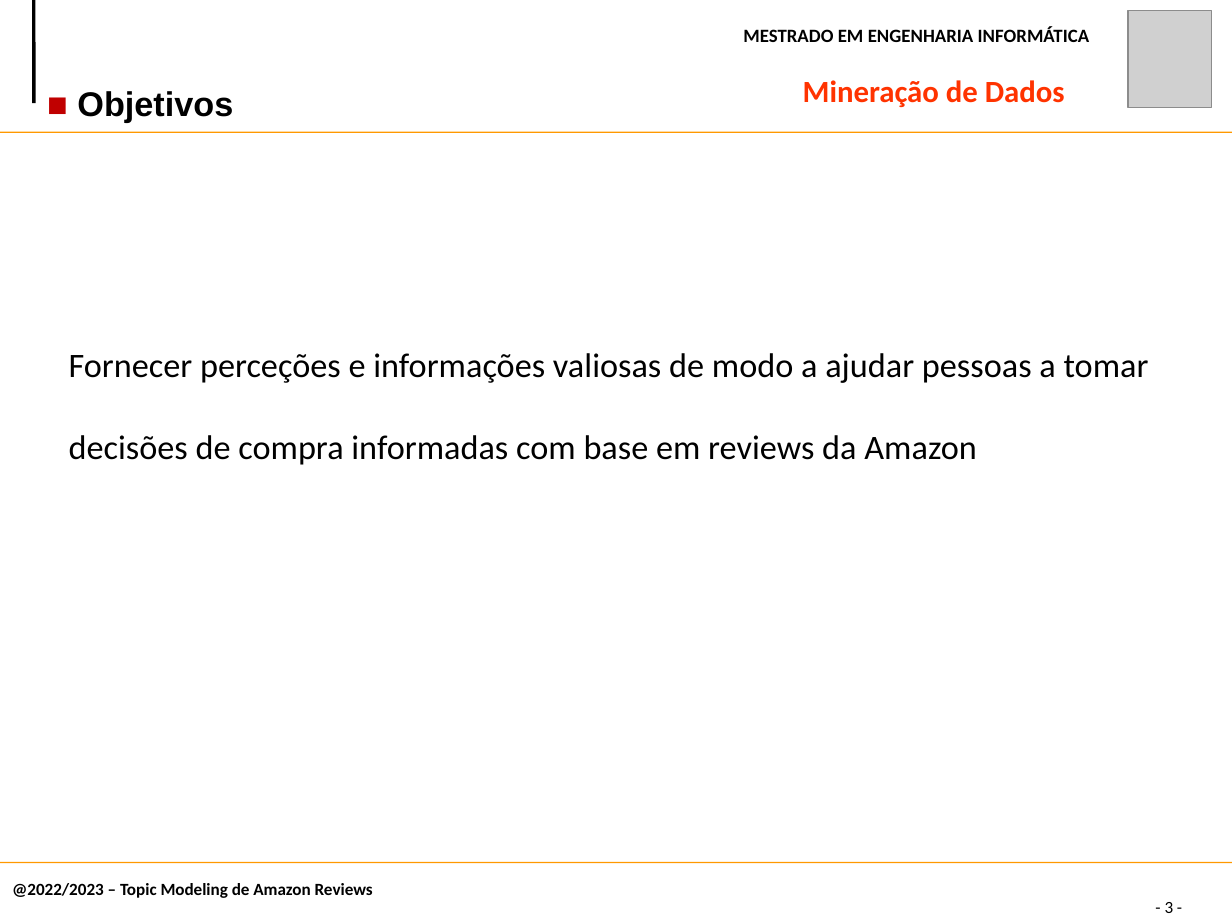
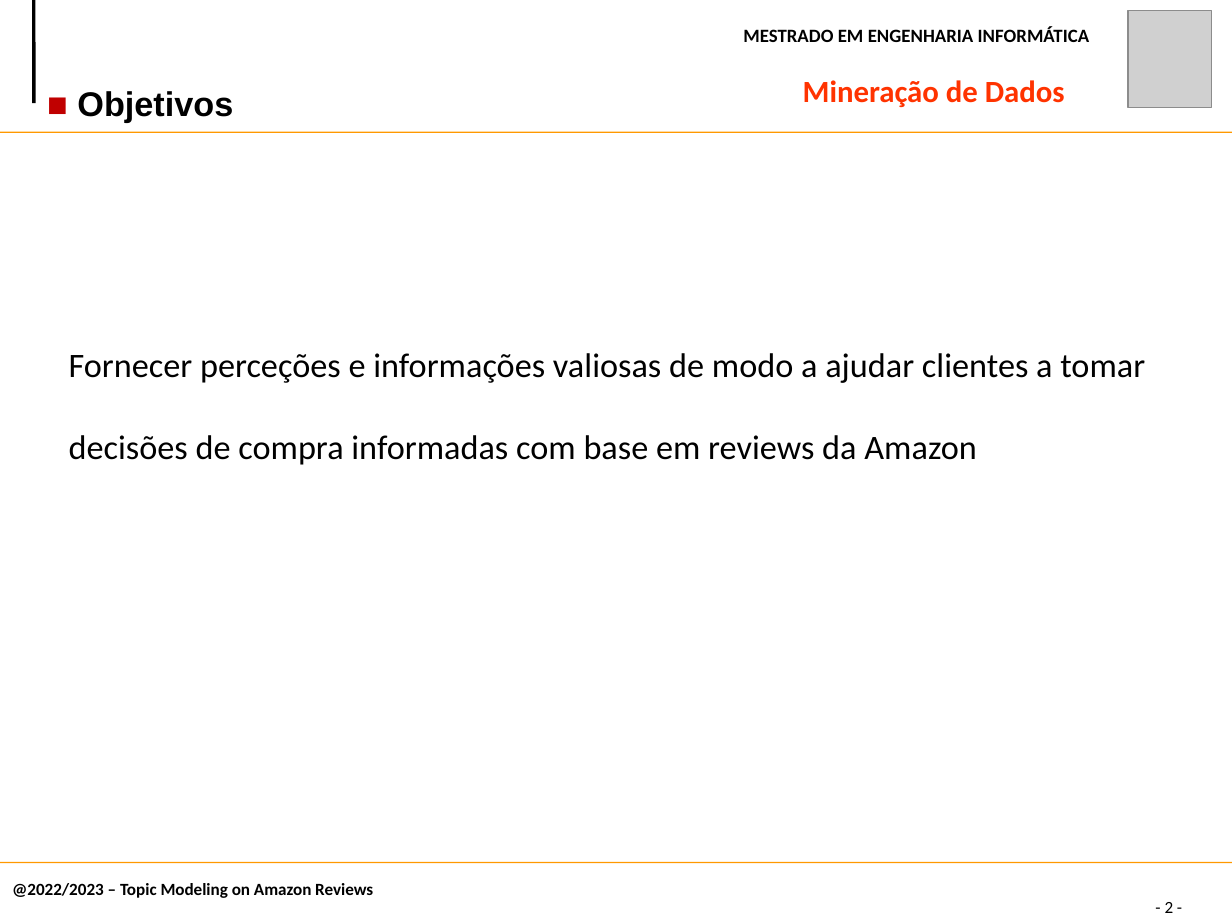
Before and after one commit to claudiadmr/MD-Projeto, a slide deck: slide 2 of Fase2/MD.pptx (slide 3 before the commit). Drawn at 1232x924 pixels with LibreOffice and Linux fonts; fonts in the diff are those of the drawing; grey boxes stand for pictures. Boxes give left, top, right and bottom in pixels: in the first picture for what was removed or moved away, otherwise in the second. Text is boxed around its words. In the diff, an @@ line names an element or a change of style, - is before the commit and + after.

```diff
--- a/Fase2/MD.pptx
+++ b/Fase2/MD.pptx
@@ text at bbox=[69, 353, 1145, 465]: text changed @@
-Fornecer perceções e informações valiosas de modo a ajudar pessoas a tomar decisões de compra informadas com base em reviews da Amazon
+Fornecer perceções e informações valiosas de modo a ajudar clientes a tomar decisões de compra informadas com base em reviews da Amazon
@@ text at bbox=[12, 883, 373, 898]: text changed @@
-@2022/2023 – Topic Modeling de Amazon Reviews
+@2022/2023 – Topic Modeling on Amazon Reviews
@@ page number at bbox=[1165, 902, 1174, 913]: text changed @@
-- 3 -
+- 2 -
```
Also in this commit, not shown: 8 other slides changed, 1 slide removed.
